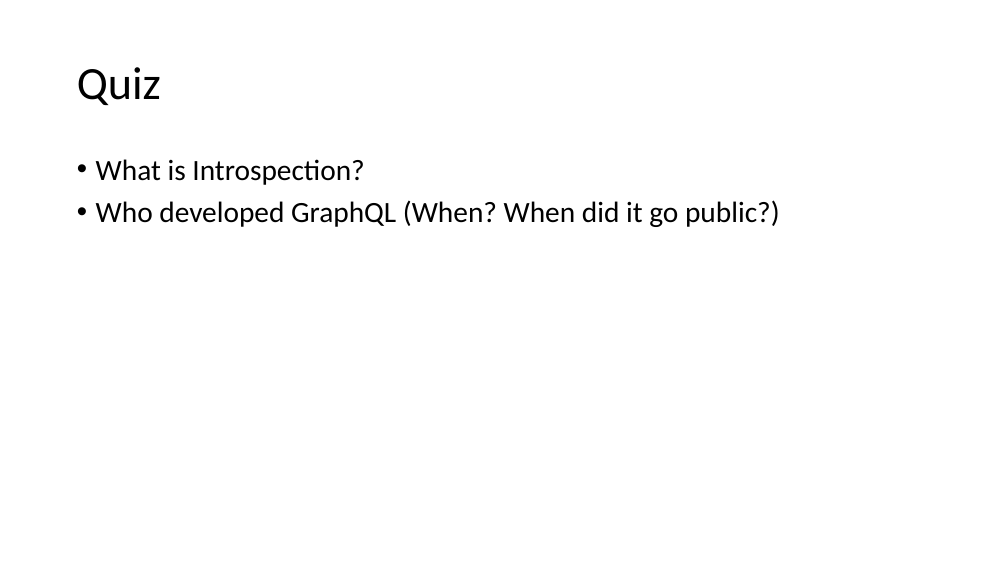
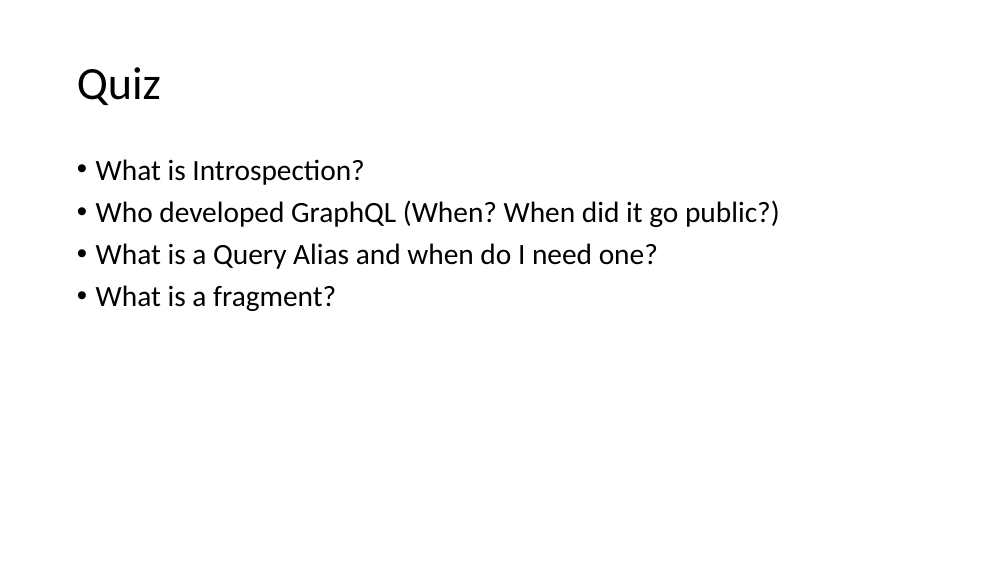
Before and after one commit to AlanCramer/BostonRestaurantInspections, a slide deck: slide 12 of Wormhole.pptx. Drawn at 1008x567 pixels with LibreOffice and Linux fonts; fonts in the diff are those of the drawing. Boxes give left, top, right and bottom in pixels: in the first picture for what was removed or moved away, otherwise in the second. Text is boxed around its words. In the diff, an @@ line names an element or a change of style, - is before the commit and + after.

```diff
--- a/Wormhole.pptx
+++ b/Wormhole.pptx
@@ text at (96, 243, 658, 311): paragraphs added @@
+• What is a Query Alias and when do I need one?
+• What is a fragment?
```
Also in this commit, not shown: 1 other slide changed, 7 other files.
